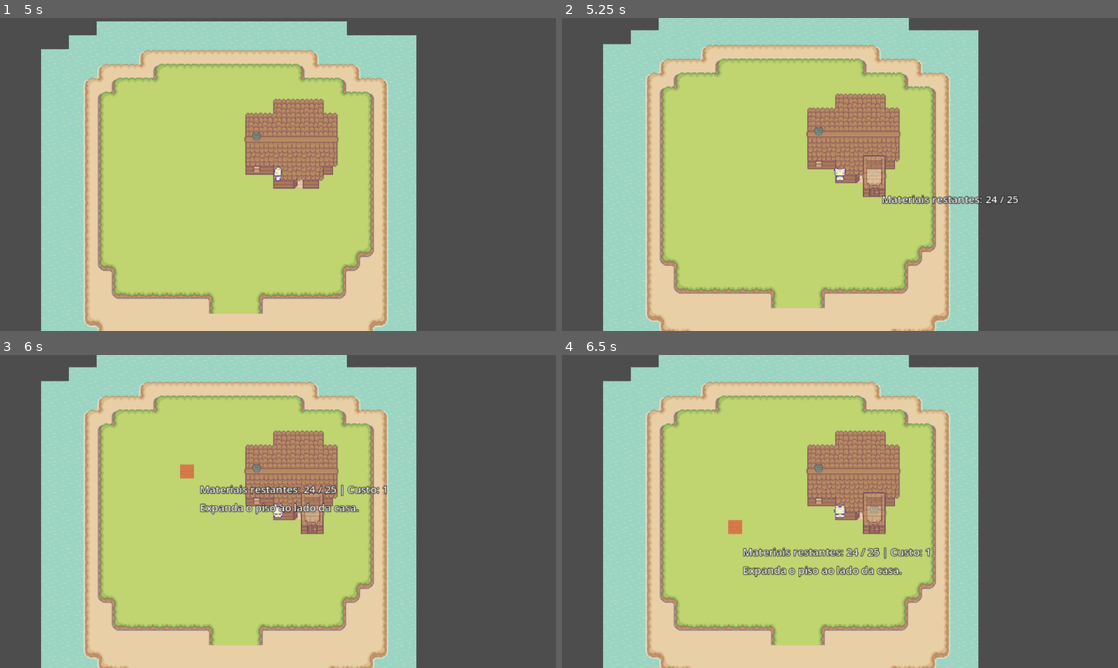
Above: before the commit, frames 1-4 (two rows, left to right).
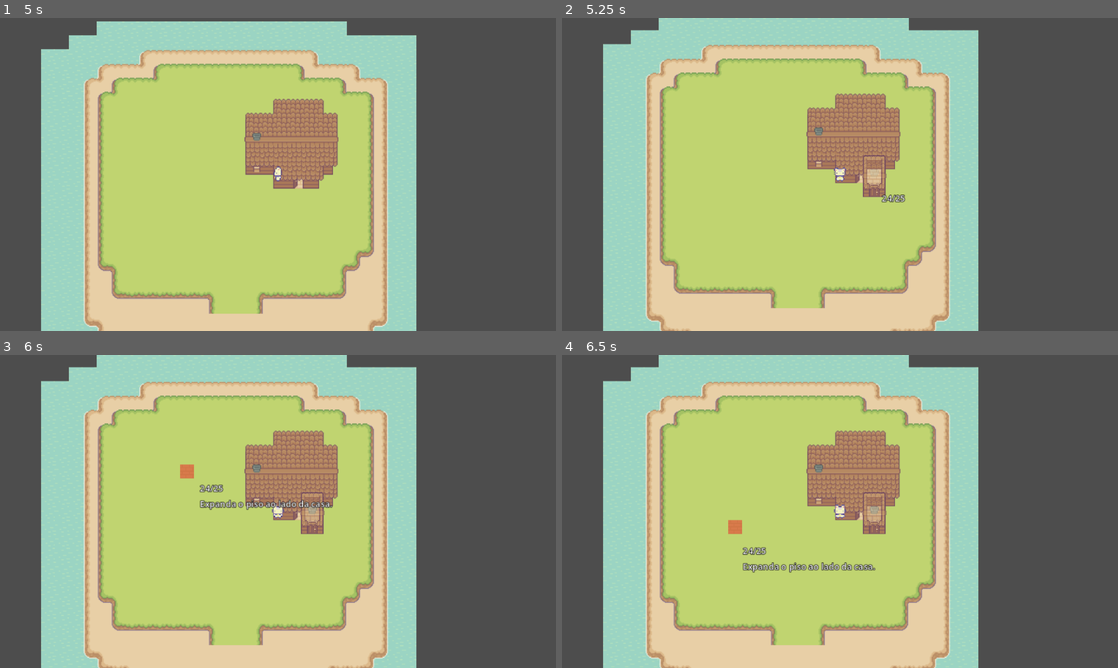
Above: after the commit, the same moments.

Repository: HelioConde/Slime-Harvest
Game: Godot game, scene res://scenes/world/world2.tscn
Same seed, same stepped clock (60 frames per second), same inputs: the game is played once before the commit and once after it. This scene is started directly instead of the project's main scene.
Inputs (mouse positions are in pixels of both pictures, inside the frame that each line leads up to):
- Up to frame 1 (5 s): tap Enter at 0.5, 3.5 s; move the mouse to (400, 158) at 0.52 s; hold D (move_right) 0.53-1.25 s; tap E (interact) at 0.6 s; click (400, 158) at 0.67 s; drag from (166, 190) to (250, 237) at 1.27 s; tap Space at 2 s; move the mouse to (333, 105) at 2.02 s; hold D (move_right) 2.03-2.75 s; tap F (use_tool) at 2.1 s; drag from (250, 237) to (111, 127) at 2.77 s; move the mouse to (444, 221) at 3.52 s; hold A (move_left) 3.53-4.25 s; tap L at 3.6 s; drag from (111, 127) to (194, 96) at 4.27 s
- Up to frame 2 (5.25 s): tap Space at 5 s; move the mouse to (867, 174) at 5.02 s; hold S (move_down) from 5.03 s (still down); tap B at 5.1 s; click (867, 174) at 5.17 s
- Up to frame 3 (6 s): release S (move_down) at 5.75 s; tap Enter at 5.75 s; drag from (194, 433) to (166, 527) at 5.77 s
- Up to frame 4 (6.5 s): no input

Frame 1 is identical in both runs. In frame 2, 0.5% of the frame differs, in the area x 57-83%, y 56-60%; in frame 3, 1.5%; in frame 4, 1.5%, in the area x 32-67%, y 61-71%.

Commit message:
Simplifica contador de materiais no cursor para 25/25

Diff:
--- a/scripts/building/house_builder.gd
+++ b/scripts/building/house_builder.gd
@@ -151,7 +151,7 @@
 	status.autowrap_mode = TextServer.AUTOWRAP_WORD_SMART
 	tooltip.add_child(status)
 	for label: Label in [balance, status]:
-		label.add_theme_font_size_override("font_size", 12)
+		label.add_theme_font_size_override("font_size", 10)
 		label.add_theme_constant_override("outline_size", 3)
 		label.add_theme_color_override("font_outline_color", Color.BLACK)
 	tooltip.hide()
@@ -226,8 +226,6 @@
 	var addition: Dictionary = {} if selected.has(cursor) else _floor_addition(cursor)
 	var reason: String = _add_reason(cursor, addition)
 	_refresh_balance()
-	if not addition.is_empty():
-		balance.text += " | Custo: %d" % addition.size()
 	ghost.modulate = Color(1, 1, 1, 0.6) if reason.is_empty() else Color(1, 0.3, 0.3, 0.6)
 	status.text = reason
 	var button := 1 if Input.is_mouse_button_pressed(MOUSE_BUTTON_LEFT) else 2 if Input.is_mouse_button_pressed(MOUSE_BUTTON_RIGHT) else 0
@@ -992,7 +990,7 @@
 	roof.modulate.a = (1.0 if preview_roof else construction_roof_opacity) if building else 1.0
 
 func _refresh_balance() -> void:
-	balance.text = "Materiais restantes: %d / %d" % [maxi(0, material_limit - footprint.size()), material_limit]
+	balance.text = "%d/%d" % [maxi(0, material_limit - footprint.size()), material_limit]
 
 func _encode_cells(cells: Dictionary) -> Array[Dictionary]:
 	var result: Array[Dictionary] = []
